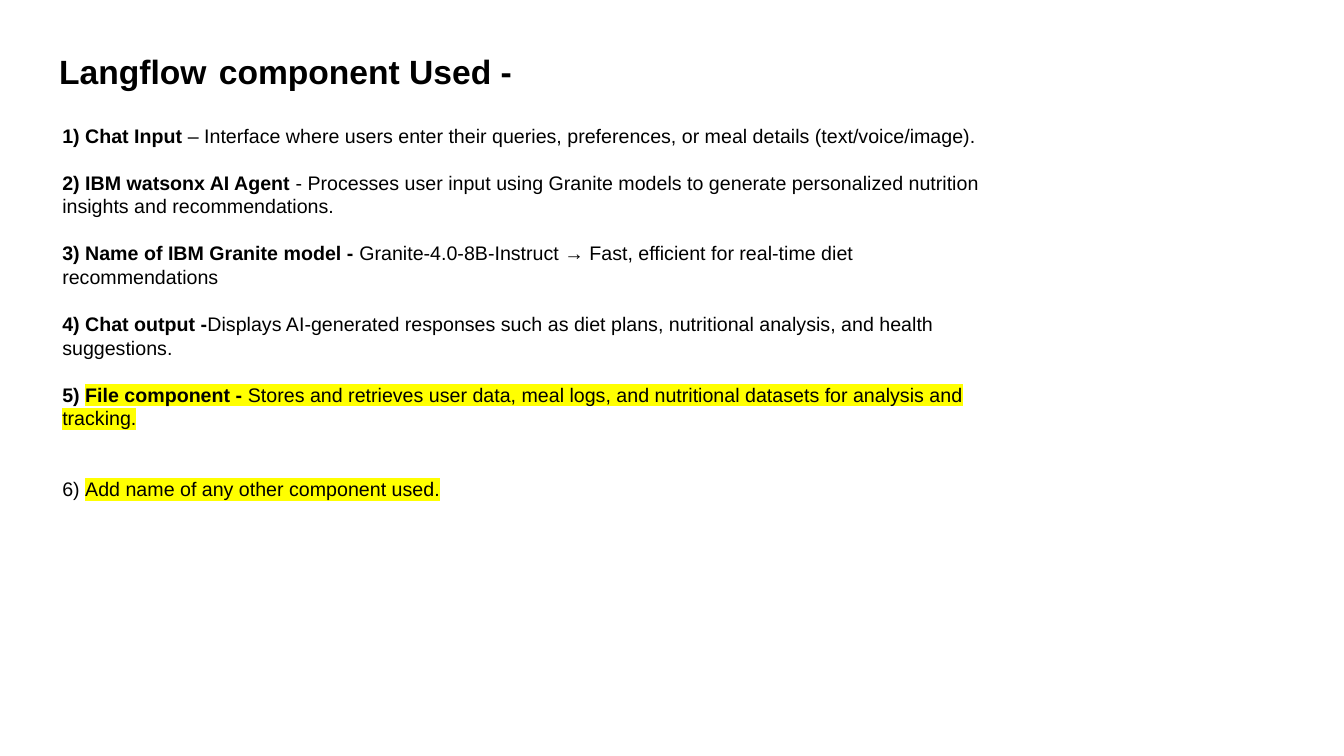
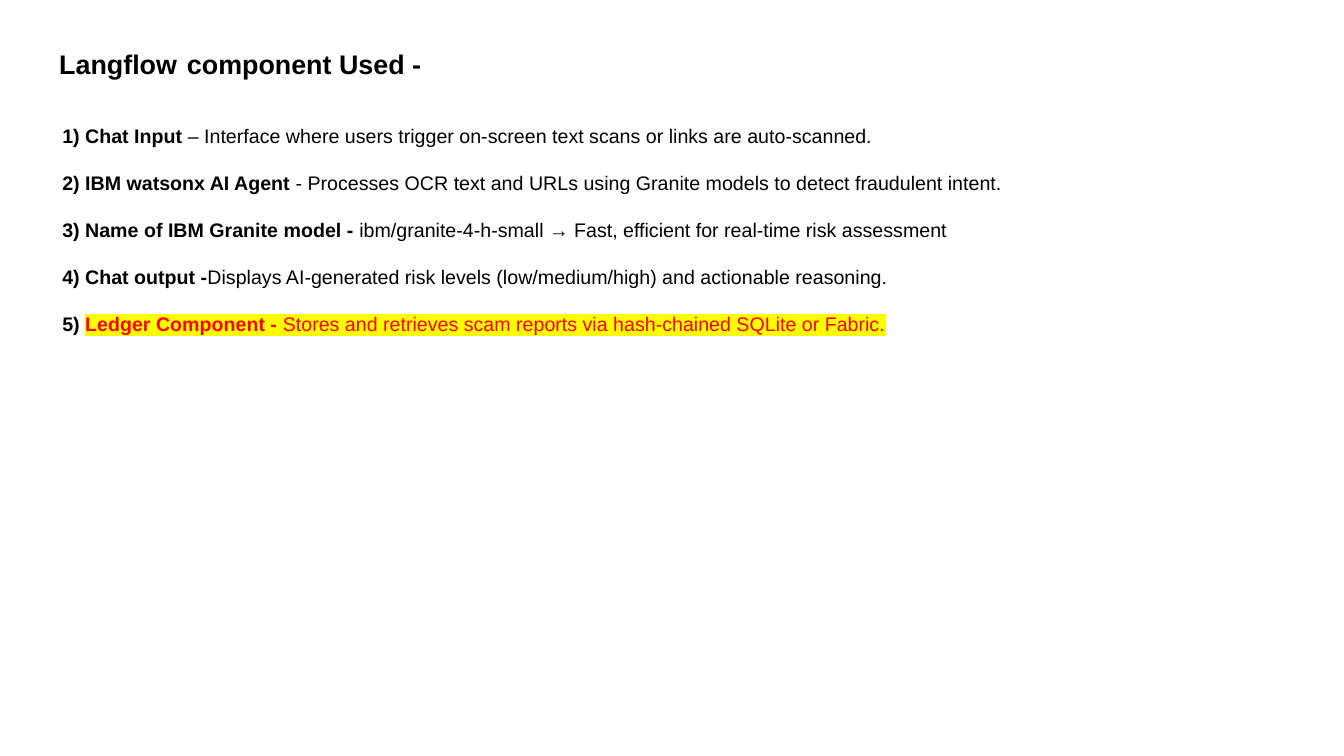
Before and after one commit to Asqi06/IBMhack, a slide deck: slide 6 of ibm.pptx. Drawn at 1344x756 pixels with LibreOffice and Linux fonts; fonts in the diff are those of the drawing. Boxes give left, top, right and bottom in pixels: in the first picture for what was removed or moved away, otherwise in the second. Text is boxed around its words. In the diff, an @@ line names an element or a change of style, - is before the commit and + after.

Commit message:
chore: sync Android SMS retriever, widget & overlay fixes + ibm.pptx + gitignore
- Add SmsReceiver (SMS_RETRIEVED_ACTION) privacy-safe, SmsRetrieverHelper tweak
- FloatingWidgetService / MainActivity polish (overlay, health chips, lint fixes)
- Update strings.xml, ApiClient minor fix, OcrHelper tweak
- Ignore android/.idea, gradle zip, temp scripts

```diff
--- a/ibm.pptx
+++ b/ibm.pptx
@@ text "Langflow component Used -" at bbox=[59, 54, 405, 79]: size 24 to 19.2 pt @@
@@ text at bbox=[62, 128, 1001, 335]: text changed @@
-1) Chat Input – Interface where users enter their queries, preferences, or meal details (text/voice/image).
-2) IBM watsonx AI Agent - Processes user input using Granite models to generate personalized nutrition insights and recommendations.
-3) Name of IBM Granite model - Granite-4.0-8B-Instruct → Fast, efficient for real-time diet recommendations
-4) Chat output -Displays AI-generated responses such as diet plans, nutritional analysis, and health suggestions.
-5) File component - Stores and retrieves user data, meal logs, and nutritional datasets for analysis and tracking.
-6) Add name of any other component used.
+1) Chat Input – Interface where users trigger on-screen text scans or links are auto-scanned.
+2) IBM watsonx AI Agent - Processes OCR text and URLs using Granite models to detect fraudulent intent.
+3) Name of IBM Granite model - ibm/granite-4-h-small → Fast, efficient for real-time risk assessment
+4) Chat output -Displays AI-generated risk levels (low/medium/high) and actionable reasoning.
+5) Ledger Component - Stores and retrieves scam reports via hash-chained SQLite or Fabric.
```
Also in this commit, not shown: 12 other slides changed, 2 slides removed, 10 other files.
